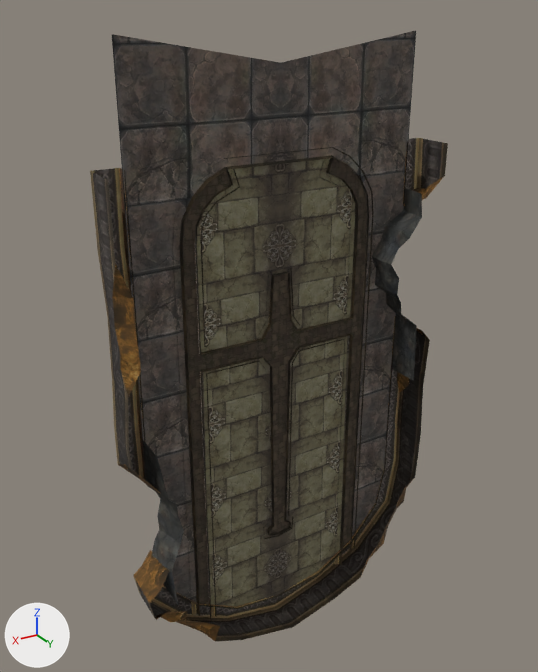
One commit to the OBJ model sceneobjs/juqing_yewai_562/juqing_yewai_562_pingtai01.obj: the scene before it, then after it.
One viewpoint serves both versions: a 50 mm lens placed at (2275.0, 3469.0, 2083.0), pointed at (42.0, -252.0, 223.0). Arrows for +X, +Y and +Z are at lower left; the lights stay in place. Where no turn or scale is listed for an object, it has been applied to the vertices. Vertices at the same position are counted once.

Names of what the first picture shows: 'juqing_yewai_562_pingtai01'.
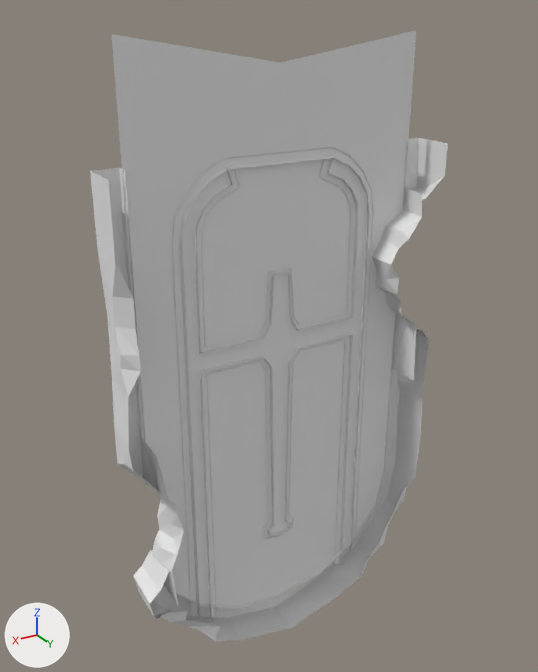
Location of each change, [x1, y1, x2, y2] in pixels of the pictures (538 x 672 px):
part 1 of me_juqing_yewai_562_pingtai01, recoloured (brown to grey): [197, 158, 355, 606] in both
part 2 of me_juqing_yewai_562_pingtai01, recoloured: [183, 158, 367, 605] in both
part 3 of me_juqing_yewai_562_pingtai01, recoloured (brown to grey): [112, 176, 444, 641] in both
part 4 of me_juqing_yewai_562_pingtai01, recoloured (black to grey): [143, 188, 422, 605] in both
part 5 of me_juqing_yewai_562_pingtai01, recoloured: [112, 31, 416, 603] in both
part 6 of me_juqing_yewai_562_pingtai01, recoloured: [90, 138, 448, 642] in both

The edits, one by one:
Material 'material_1' (mat_material_1_1) is new.
Its base color is (0.8, 0.8, 0.8) (white #e7e7e7).
Its roughness is 1.0.
Material 'material_6' (mat_material_6_1) is new.
Its base color is (0.8, 0.8, 0.8) (white #e7e7e7).
Its roughness is 1.0.
Material 'material_5' (mat_material_5_1) is new.
Its base color is (0.8, 0.8, 0.8) (white #e7e7e7).
Its roughness is 1.0.
Material 'material_3' (mat_material_3_1) is new.
Its base color is (0.8, 0.8, 0.8) (white #e7e7e7).
Its roughness is 1.0.
Material 'material_2' (mat_material_2_1) is new.
Its base color is (0.8, 0.8, 0.8) (white #e7e7e7).
Its roughness is 1.0.
Material 'material_4' (mat_material_4_1) is new.
Its base color is (0.8, 0.8, 0.8) (white #e7e7e7).
Its roughness is 1.0.
me_juqing_yewai_562_pingtai01 has 722 vertices, 1001 faces and spans x -1102.0..1102.0, y -275.0..45.0, z -2002.0..2002.0.
me_juqing_yewai_562_pingtai01 is used by ob_juqing_yewai_562_pingtai01; location (0.0, 0.0, 0.0).
me_juqing_yewai_562_pingtai01 part 1: all 138 faces that had it switch from mat_material_1 (picture img_juqing_yewai_562_pingtai01_02_png) to mat_material_1_1 (white #e7e7e7).
me_juqing_yewai_562_pingtai01 part 2: all 72 faces that had it switch from mat_material_2 (picture img_juqing_yewai_562_pingtai02_07_png) to mat_material_2_1 (white #e7e7e7).
me_juqing_yewai_562_pingtai01 part 3: all 72 faces that had it switch from mat_material_3 (picture img_juqing_yewai_562_pingtai01_05_png) to mat_material_3_1 (white #e7e7e7).
me_juqing_yewai_562_pingtai01 part 4: all 68 faces that had it switch from mat_material_4 (picture img_juqing_yewai_562_pingtai01_04_png) to mat_material_4_1 (white #e7e7e7).
me_juqing_yewai_562_pingtai01 part 5: all 79 faces that had it switch from mat_material_5 (picture img_juqing_yewai_562_pingtai01_03_png) to mat_material_5_1 (white #e7e7e7).
me_juqing_yewai_562_pingtai01 part 6: all 572 faces that had it switch from mat_material_6 (picture img_juqing_yewai_562_pingtai02_04_png) to mat_material_6_1 (white #e7e7e7).
